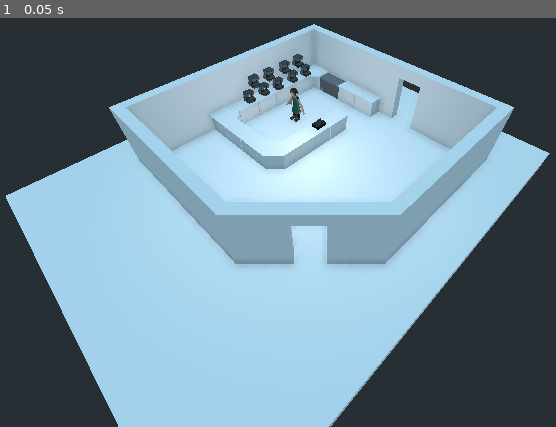
Above: before the commit, frame 1.
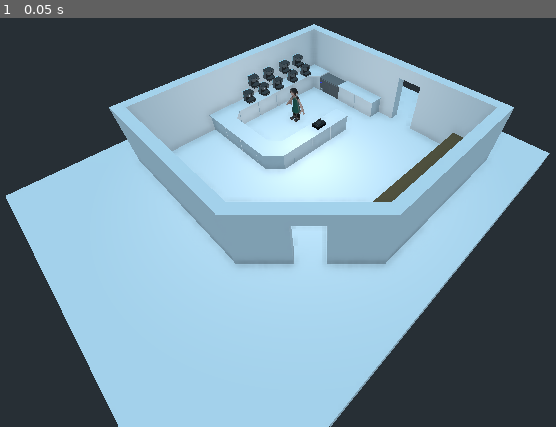
Above: after the commit, the same moment.

Repository: outfrost/ld49
Game: Godot game, scene res://level/Cafe.tscn
Same seed, same stepped clock (60 frames per second), same inputs: the game is played once before the commit and once after it. This scene is started directly instead of the project's main scene.
Inputs:
- Up to frame 1 (0.05 s): no input

The runs differ from the first frame. In frame 1, 0.5% of the frame differs, in the area x 57-84%, y 17-45%.
Error in both runs: Invalid get index 'time_elapsed' (on base: 'null instance'). (res://level/EspressoMachine.gd:75)

Commit message:
Add high rectangle table model

Diff:
--- /dev/null
+++ b/assets/imports/Wood.tres
@@ -0,0 +1,8 @@
+[gd_resource type="SpatialMaterial" format=2]
+
+[resource]
+resource_name = "Wood"
+vertex_color_use_as_albedo = true
+params_cull_mode = 2
+albedo_color = Color( 0.433327, 0.339132, 0.197567, 1 )
+roughness = 0.768708
--- /dev/null
+++ b/assets/table_high_rect.tscn
@@ -0,0 +1,5 @@
+[gd_scene load_steps=2 format=2]
+
+[ext_resource path="res://assets/imports/table_high_rect_exportprep.gltf" type="PackedScene" id=1]
+
+[node name="table_high_rect_exportprep" instance=ExtResource( 1 )]
--- a/level/Cafe.tscn
+++ b/level/Cafe.tscn
@@ -6,6 +6,7 @@
 [ext_resource path="res://assets/under_counter_fridge.tscn" type="PackedScene" id=4]
 [ext_resource path="res://art_assets/barista_textured/baristaLowPoly.gltf" type="PackedScene" id=5]
 [ext_resource path="res://assets/register.tscn" type="PackedScene" id=6]
+[ext_resource path="res://assets/table_high_rect.tscn" type="PackedScene" id=7]
 
 [sub_resource type="CylinderMesh" id=1]
 
@@ -402,3 +403,12 @@
 
 [node name="register_exportPrep" parent="." instance=ExtResource( 6 )]
 transform = Transform( -1.28741e-07, 0, -1.2, 0, 1.2, 0, 1.2, 0, -1.28741e-07, -0.875, 0.925, -1.325 )
+
+[node name="table_high_rect_exportprep" parent="." instance=ExtResource( 7 )]
+transform = Transform( 1, 0, 0, 0, 1, 0, 0, 0, 1, 4.825, 0, -1.99998 )
+
+[node name="table_high_rect_exportprep3" parent="." instance=ExtResource( 7 )]
+transform = Transform( 1, 0, 0, 0, 1, 0, 0, 0, 1, 4.825, 0, 0.2 )
+
+[node name="table_high_rect_exportprep2" parent="." instance=ExtResource( 7 )]
+transform = Transform( 1, 0, 0, 0, 1, 0, 0, 0, 1, 4.825, 0, -4.2 )
Not shown, added: assets/imports/table_high_rect_exportprep.gltf
Not shown, added: assets/imports/table_high_rect_exportprep.gltf.import
Not shown: 1 places in level/Cafe.tscn that only renumber resources
